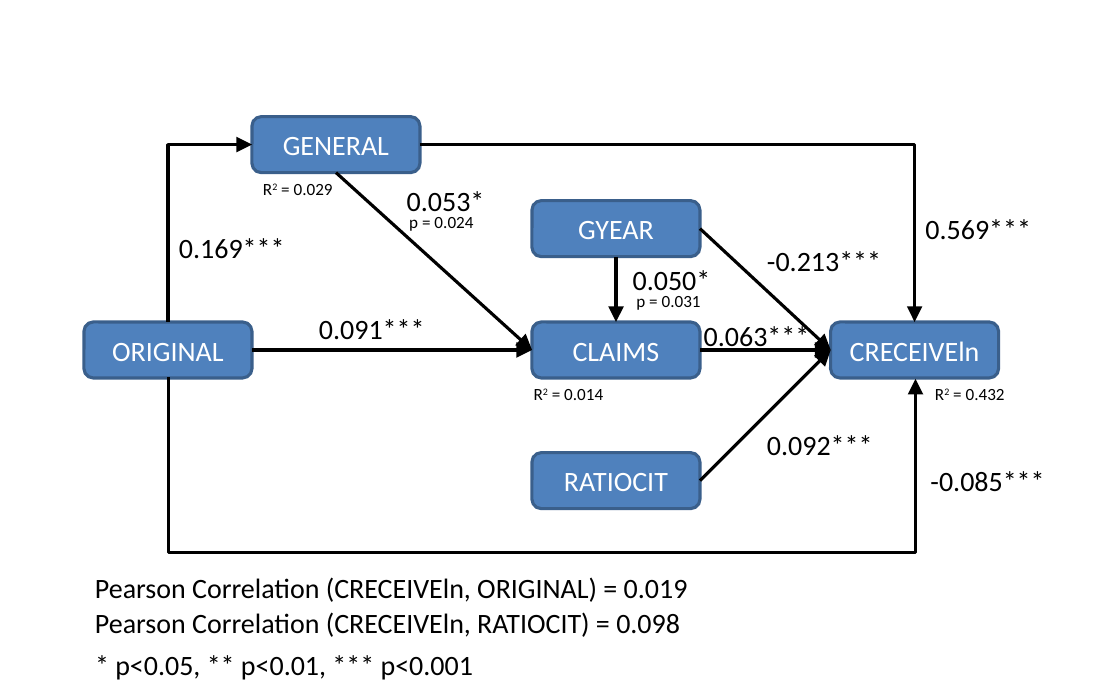
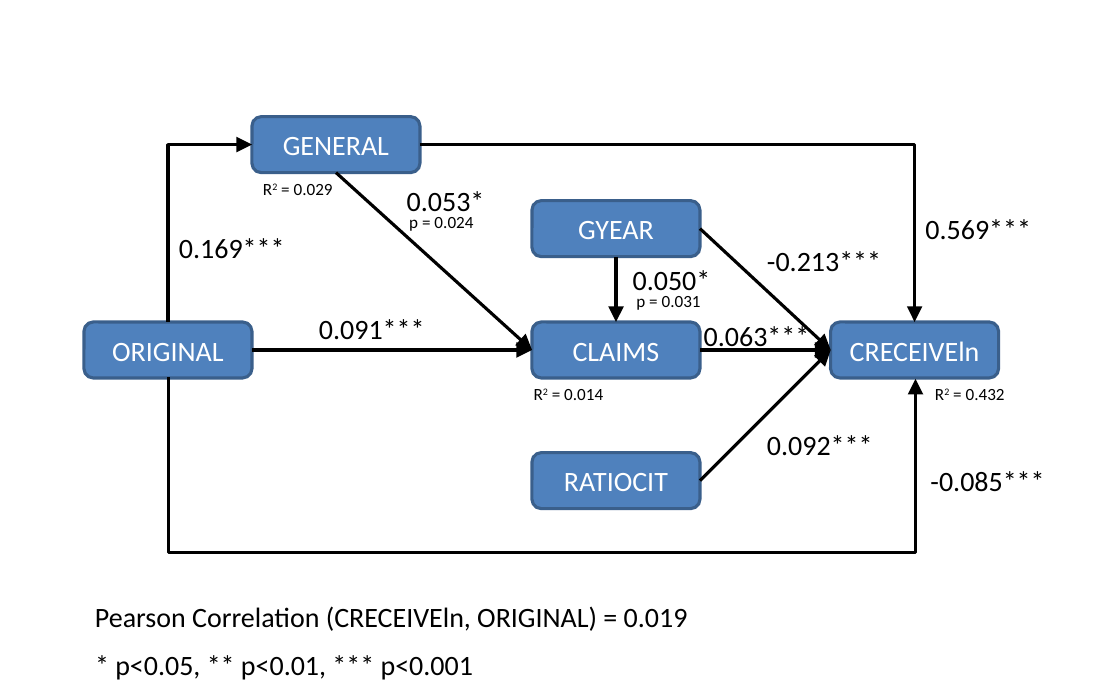
Before and after one commit to SLU-Courses-Townes/SOC6100, a slide deck: slide 9 of Assignments/Assignment03/Results/Townes_SOC6100_Assignment03_PathAnalysisModel_Diagram_v00.pptx. Drawn at 1120x700 pixels with LibreOffice and Linux fonts; fonts in the diff are those of the drawing. Boxes give left, top, right and bottom in pixels: in the first picture for what was removed or moved away, otherwise in the second. Text is boxed around its words. In the diff, an @@ line names an element or a change of style, - is before the commit and + after.

```diff
--- a/Assignments/Assignment03/Results/Townes_SOC6100_Assignment03_PathAnalysisModel_Diagram_v00.pptx
+++ b/Assignments/Assignment03/Results/Townes_SOC6100_Assignment03_PathAnalysisModel_Diagram_v00.pptx
@@ text "Pearson Correlation (CRECEIVEln, ORIGINAL) = ..." moved from (x1=95, y1=577, x2=688, y2=602) to (x1=95, y1=606, x2=688, y2=631) @@
@@ text removed at (x1=95, y1=612, x2=680, y2=637) @@
-Pearson Correlation (CRECEIVEln, RATIOCIT) = 0.098
```
Also in this commit, not shown: 1 other slide changed, 1 slide added, 3 other files.
